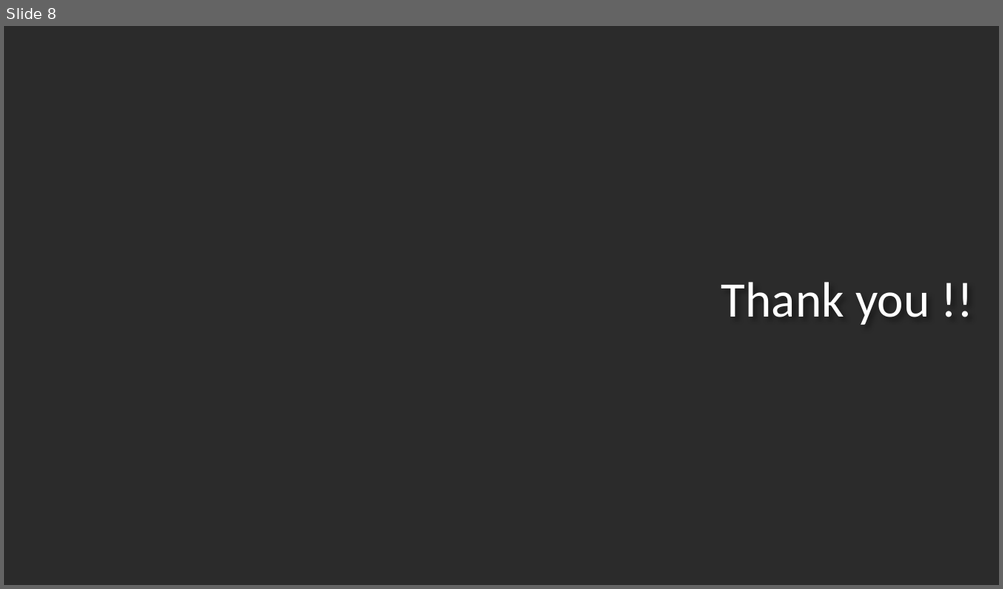
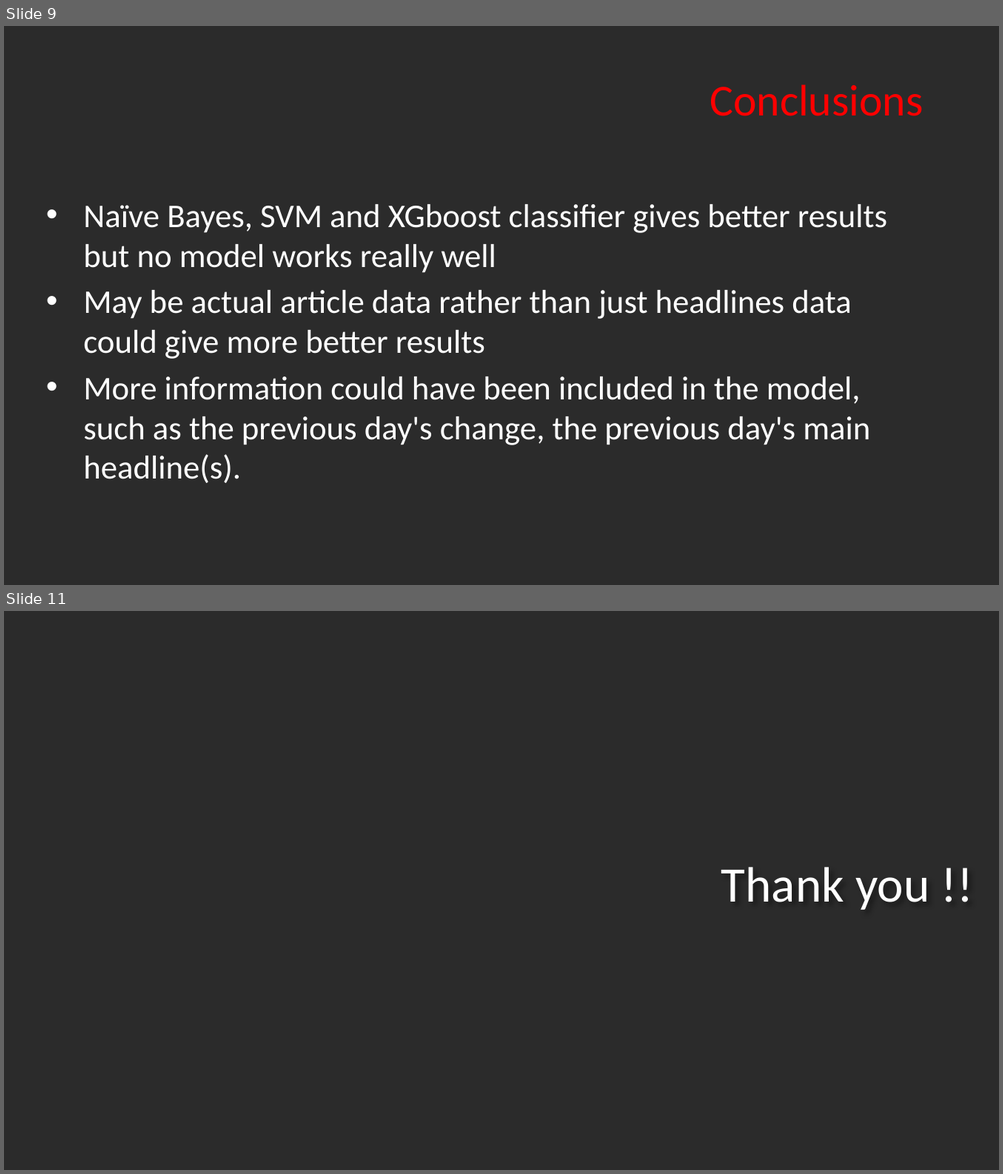
Before and after one commit to arundhathi-patil/ISM-6390-Data-Science-Project, a slide deck: DSP Presentation.pptx. Shown one above the other, each under a label of ours: slide 8 before the commit, slides 9 and 11 after it; the slides between them are not shown. The pictures are 1003x589 and 1003x1174 pixels, drawn with LibreOffice and Linux fonts; fonts in the diff are those of the drawing; background and template pictures are left out; a plain dark background stands for a picture behind light text. Boxes give left, top, right and bottom in pixels: in the first picture for what was removed or moved away, otherwise in the second. Text is boxed around its words. In the diff, an @@ line names an element or a change of style, - is before the commit and + after.

```diff
--- a/DSP Presentation.pptx
+++ b/DSP Presentation.pptx
@@ slide 9 added at <box>4,26,999,585</box>, background picture (left out) @@
@@ title added at <box>709,84,922,116</box>, 32 pt, text #FF0000 @@
+Conclusions
@@ text added at <box>83,204,887,483</box>, 24 pt, text #FFFFFF @@
+• Naïve Bayes, SVM and XGboost classifier gives better results but no model works really well
+• May be actual article data rather than just headlines data could give more better results
+• More information could have been included in the model, such as the previous day's change, the previous day's main headline(s).
@@ what was slide 8 is now slide 11 @@
```
Also in this commit, not shown: 5 slides changed, 3 other slides added, 1 slide removed.
